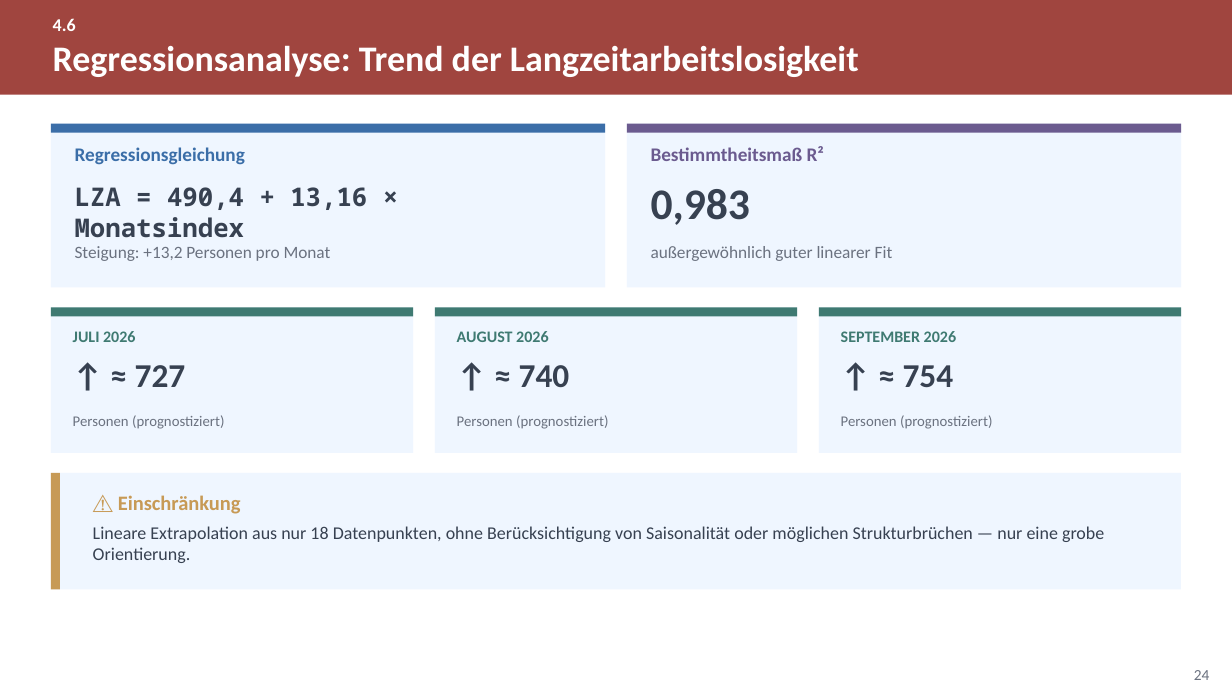
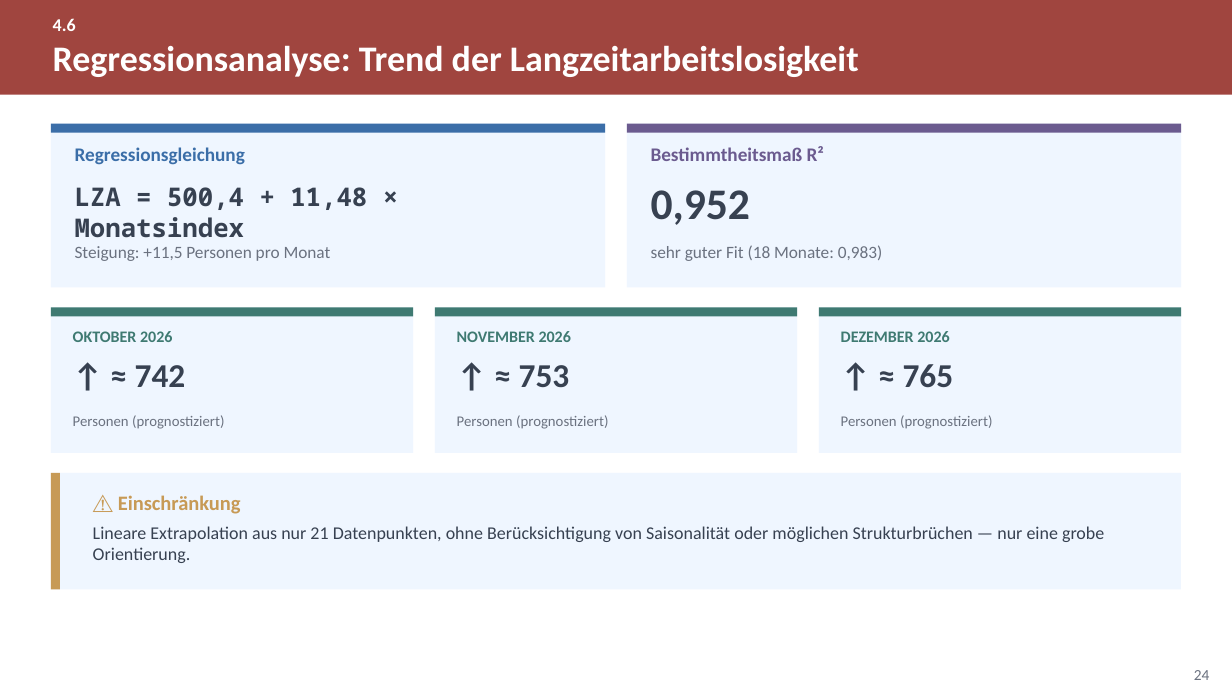
Before and after one commit to eufunk/arbeitsmarkt-regensburg, a slide deck: slide 24 of Docs/Projektpraesentation.pptx. Drawn at 1232x693 pixels with LibreOffice and Linux fonts; fonts in the diff are those of the drawing. Boxes give left, top, right and bottom in pixels: in the first picture for what was removed or moved away, otherwise in the second. Text is boxed around its words. In the diff, an @@ line names an element or a change of style, - is before the commit and + after.

```diff
--- a/Docs/Projektpraesentation.pptx
+++ b/Docs/Projektpraesentation.pptx
@@ text at <box>75,187,367,238</box>: text changed @@
-LZA = 490,4 + 13,16 × Monatsindex
+LZA = 500,4 + 11,48 × Monatsindex
@@ text at <box>651,190,750,225</box>: text changed @@
-0,983
+0,952
@@ text at <box>75,246,331,261</box>: text changed @@
-Steigung: +13,2 Personen pro Monat
+Steigung: +11,5 Personen pro Monat
@@ text at <box>651,245,882,261</box>: text changed @@
-außergewöhnlich guter linearer Fit
+sehr guter Fit (18 Monate: 0,983)
@@ text at <box>73,331,172,342</box>: text changed @@
-JULI 2026
+OKTOBER 2026
@@ text at <box>457,331,571,342</box>: text changed @@
-AUGUST 2026
+NOVEMBER 2026
@@ text at <box>841,331,949,342</box>: text changed @@
-SEPTEMBER 2026
+DEZEMBER 2026
@@ text at <box>135,365,186,387</box>: text changed @@
-↑ ≈ 727
+↑ ≈ 742
@@ text at <box>519,365,570,387</box>: text changed @@
-↑ ≈ 740
+↑ ≈ 753
@@ text at <box>903,364,954,387</box>: text changed @@
-↑ ≈ 754
+↑ ≈ 765
@@ text at <box>93,526,1104,563</box>: text changed @@
-Lineare Extrapolation aus nur 18 Datenpunkten, ohne Berücksichtigung von Saisonalität oder möglichen Strukturbrüchen — nur eine grobe Orientierung.
+Lineare Extrapolation aus nur 21 Datenpunkten, ohne Berücksichtigung von Saisonalität oder möglichen Strukturbrüchen — nur eine grobe Orientierung.
```
Also in this commit, not shown: 59 other slides changed, 1 slide added, 1 other file.
